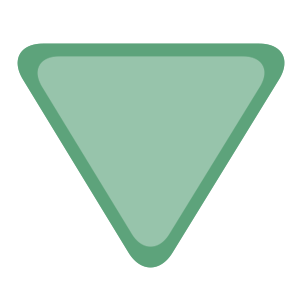
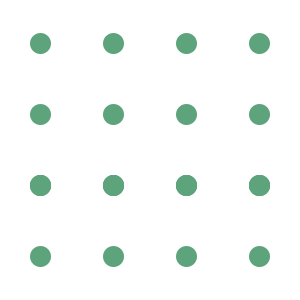
Layers edited between the first and the second 300×300 image:
added group "Custom Grid" with 24 layers in group "8 copy" over <box>30,33,270,267</box>
added layer "Ellipse 5 copy 20" (1st of 4, in "8 copy" › "Custom Grid") in group "Custom Grid" over <box>249,246,270,267</box>
added layer "Ellipse 5 copy 20" (2nd of 4, in "8 copy" › "Custom Grid") in group "Custom Grid" over <box>176,246,197,267</box>
added layer "Ellipse 5 copy 20" (3rd of 4, in "8 copy" › "Custom Grid") in group "Custom Grid" over <box>103,246,124,267</box>
added layer "Ellipse 5 copy 20" (4th of 4, in "8 copy" › "Custom Grid") in group "Custom Grid" over <box>30,246,51,267</box>
added layer "Ellipse 5 copy 19" (1st of 4, in "8 copy" › "Custom Grid") in group "Custom Grid" over <box>249,175,270,196</box>
added layer "Ellipse 5 copy 19" (2nd of 4, in "8 copy" › "Custom Grid") in group "Custom Grid" over <box>176,175,197,196</box>
added layer "Ellipse 5 copy 19" (3rd of 4, in "8 copy" › "Custom Grid") in group "Custom Grid" over <box>103,175,124,196</box>
added layer "Ellipse 5 copy 19" (4th of 4, in "8 copy" › "Custom Grid") in group "Custom Grid" over <box>30,175,51,196</box>
added layer "Ellipse 5 copy 18" (1st of 4, in "8 copy" › "Custom Grid") in group "Custom Grid" over <box>249,175,270,196</box>
added layer "Ellipse 5 copy 18" (2nd of 4, in "8 copy" › "Custom Grid") in group "Custom Grid" over <box>176,175,197,196</box>
added layer "Ellipse 5 copy 18" (3rd of 4, in "8 copy" › "Custom Grid") in group "Custom Grid" over <box>103,175,124,196</box>
added layer "Ellipse 5 copy 18" (4th of 4, in "8 copy" › "Custom Grid") in group "Custom Grid" over <box>30,175,51,196</box>
hid group "Custom Triangle" (10 layers) over <box>17,43,285,268</box>
removed layer "Pre-comp 1 (0;00;00;00) copy" from group "Custom Triangle" over <box>17,43,285,268</box>
removed layer "Pre-comp 1 (0;00;00;00)" (was 64%) from group "Custom Triangle" over <box>17,43,285,268</box>
…and 12 more changes (12 added)
